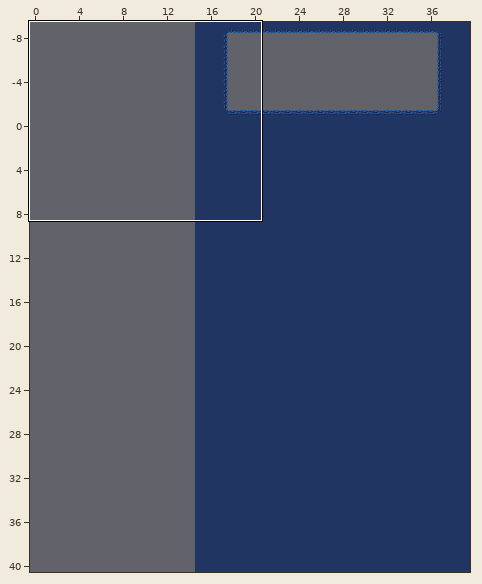
One commit to this Tiled map (JSON): assets/levels/level-3.json. The first picture is a wide view before the edit; the outline marks the close-up.
Close-up. First the earlier version:
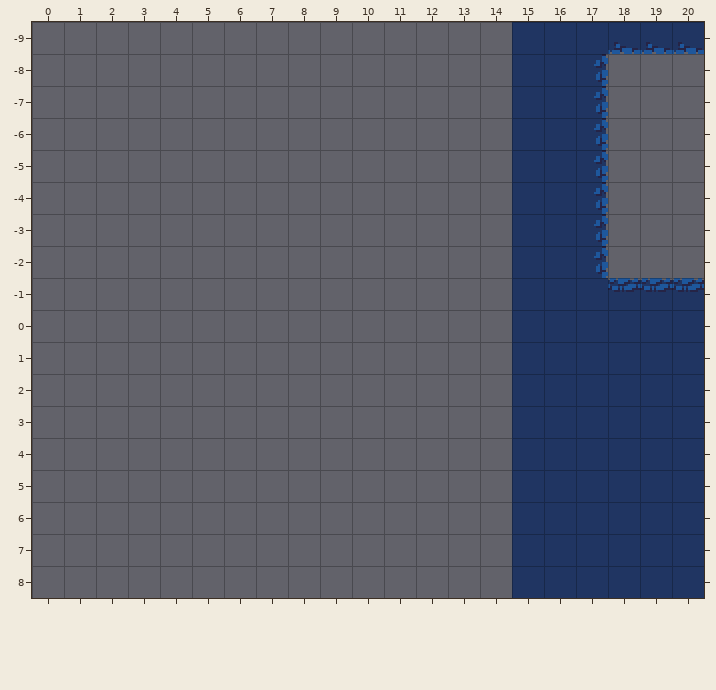
Cells are 16x16 px. Shown: x 0..20, y -9..8. The commit also changed other parts of the map, which this record leaves out. The old version is drawn lined up with the new one.
The result:
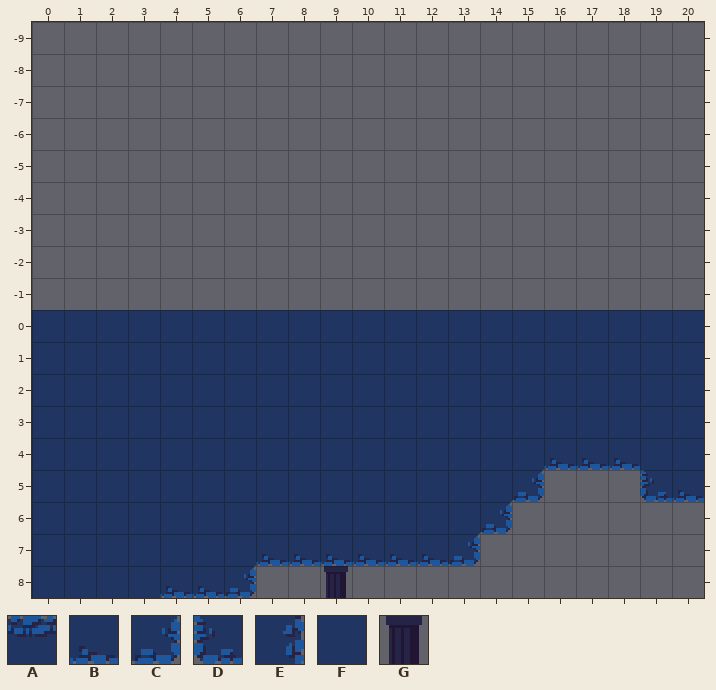
Key: from "wandering_soul_tileset": A 4, B 5, C 13, D 15, E 16, F 25, G 26.
_ is an empty cell.
The edit:
map size 25x50 -> 40x40 cells (old content now starts at 15,-9; both pictures use the new coordinates)
Layer "background":
y 8: x 9 _ -> G
Layer "foreground":
y -9: x 15..20 FFFBBB -> ______
y -8..-2: x 15..17 FFE -> ___
y -1: x 15..20 FFFAAA -> ______
y 0..3: x 0..14 _______________ -> FFFFFFFFFFFFFFF
y 4: x 0..14 _______________ -> FFFFFFFFFFFFFFF; x 16..18 FFF -> BBB
y 5: x 0..20 _______________FFFFFF -> FFFFFFFFFFFFFFFC___DB
y 6: x 0..20 _______________FFFFFF -> FFFFFFFFFFFFFFC______
y 7: x 0..13 ______________ -> FFFFFFFBBBBBBC; x 15..20 FFFFFF -> ______
y 8: x 0..6 _______ -> FFFFBBC; x 15..20 FFFFFF -> ______
Boxes around the changes in both close-ups, in picture pixels (x1, y1, x2, y2):
changed: (32, 22, 704, 598)
